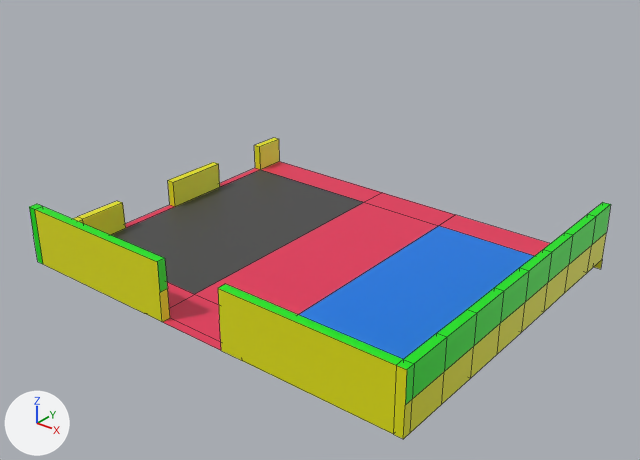
The Blender file Blender/Printer.blend: old version first, new version second.
Rendered twice from a 50 mm camera at (163.2, -214.1, 137.9) aimed at (5.7, -17.2, 15.8). The lights are fixed; the arrows at lower left show +X, +Y and +Z. Mesh edges are drawn as thin lines.

The first picture shows 'Floor'.
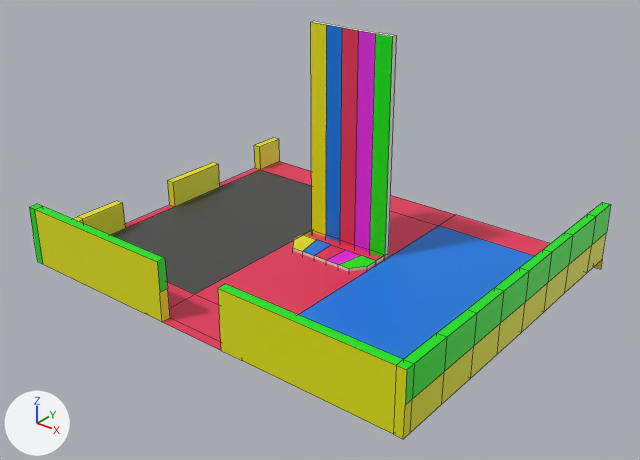
Changed parts and their boxes (x1, y1, x2, y2) in the pictures (640 x 460 px):
```json
{"object": "EndGame", "change": "shown", "after": [293, 21, 397, 271]}
```

Scene script edits in JSON lines:
```json
{"op": "remove", "block": "ob_endgame", "code": "ob_endgame.hide_set(True)"}
```
